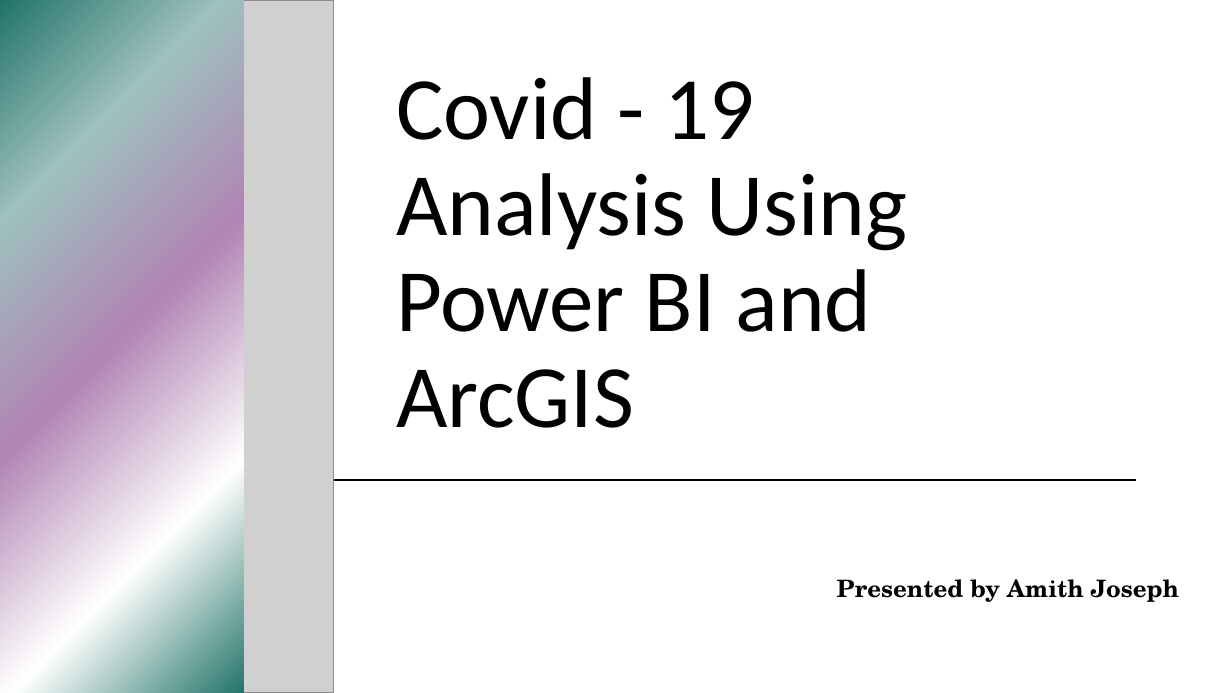
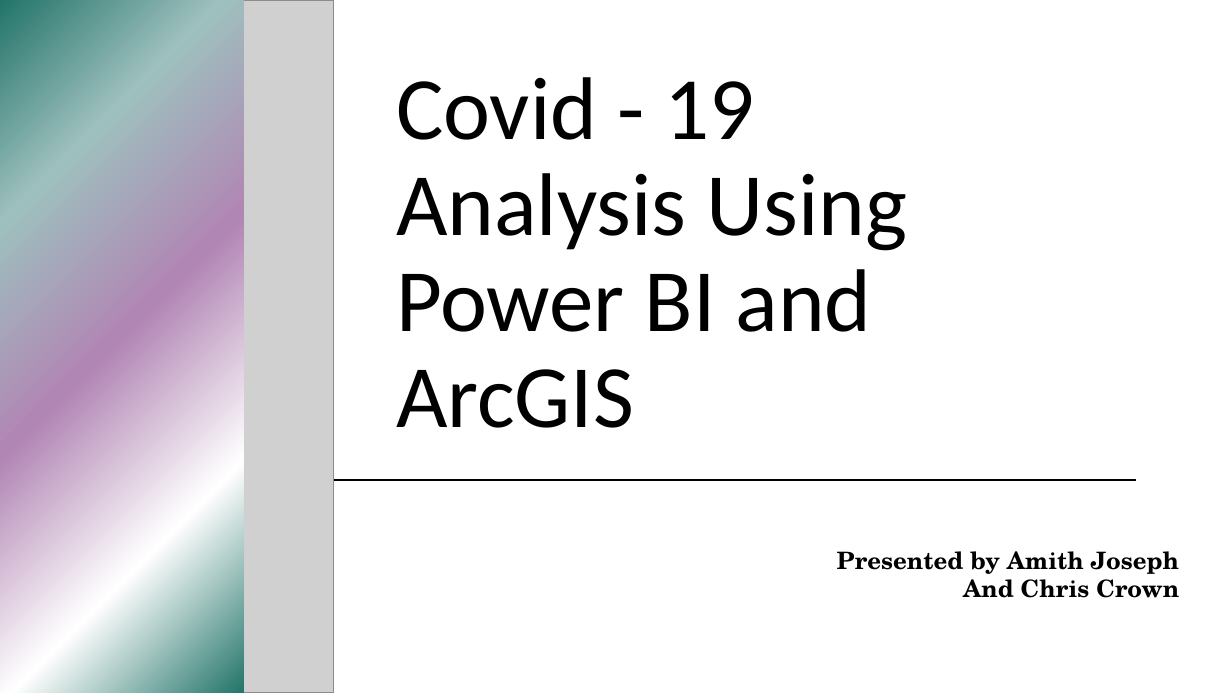
Before and after one commit to amithjoseph777/COVID-19-Analysis-with-Power-BI-ArcGIS, a slide deck: slide 1 of Covid - 19 Analysis Using Power BI and ArcGIS.pptx. Drawn at 1232x693 pixels with LibreOffice and Linux fonts; fonts in the diff are those of the drawing; grey boxes stand for pictures. Boxes give left, top, right and bottom in pixels: in the first picture for what was removed or moved away, otherwise in the second. Text is boxed around its words. In the diff, an @@ line names an element or a change of style, - is before the commit and + after.

```diff
--- a/Covid - 19 Analysis Using Power BI and ArcGIS.pptx
+++ b/Covid - 19 Analysis Using Power BI and ArcGIS.pptx
@@ subtitle at <box>963,573,1179,598</box>: paragraph added @@
+And Chris Crown
```
